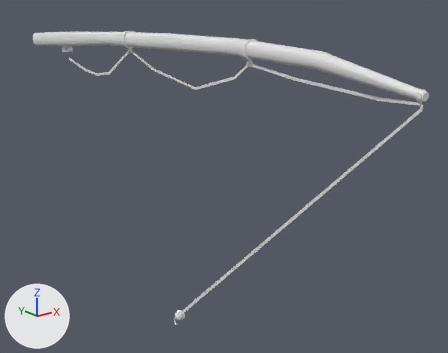
The FBX model Assets/Art/Bucket & Rods/Models/HengelBeginner.fbx: old version first, new version second.
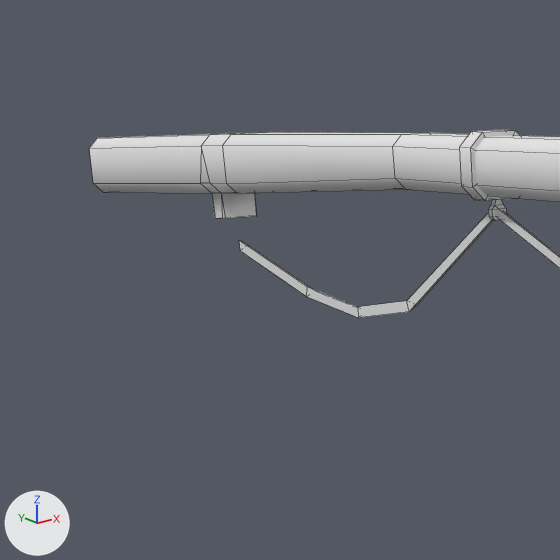
Each version appears first whole from a camera (50 mm lens) standing at (-1.135, -2.61, 0.235) and looking at (0.183, -0.962, -0.424), and next in a close-up on the part from 3% to 32% of the width and 0% to 38% of the height. Lighting does not change. The marker at lower left points along +X, +Y and +Z. The close-ups show mesh edges as thin lines. Where no turn or scale is listed for an object, it has been applied to the vertices.

In view in the first close-up: 'Hengel'.
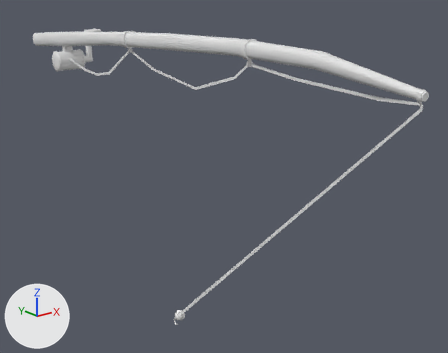
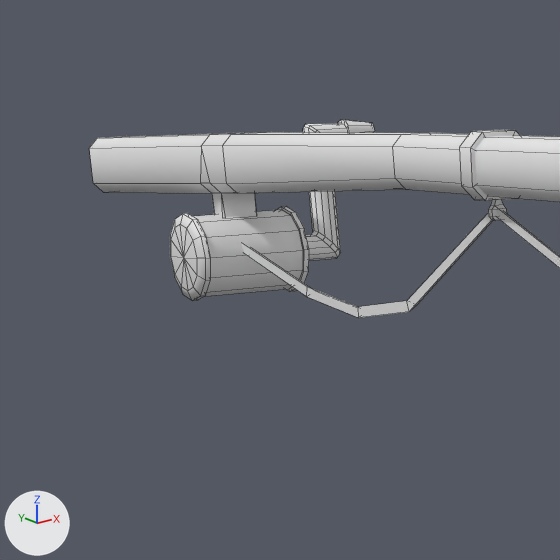
What the commit changed:
Mesh me_cube_001 is new.
It has 206 vertices, 216 faces and spans x -0.059..0.155, y -0.042..0.042, z -0.042..0.124.
Object 'Reel' (ob_reel) is new; it shows me_cube_001.
Its location is (0.0, -0.1512, -0.0775).

Where the change shows, as pixel boxes (x1, y1, x2, y2) in the close-ups (560 x 560 px):
'Reel', added
    after: (170, 119, 375, 301)
